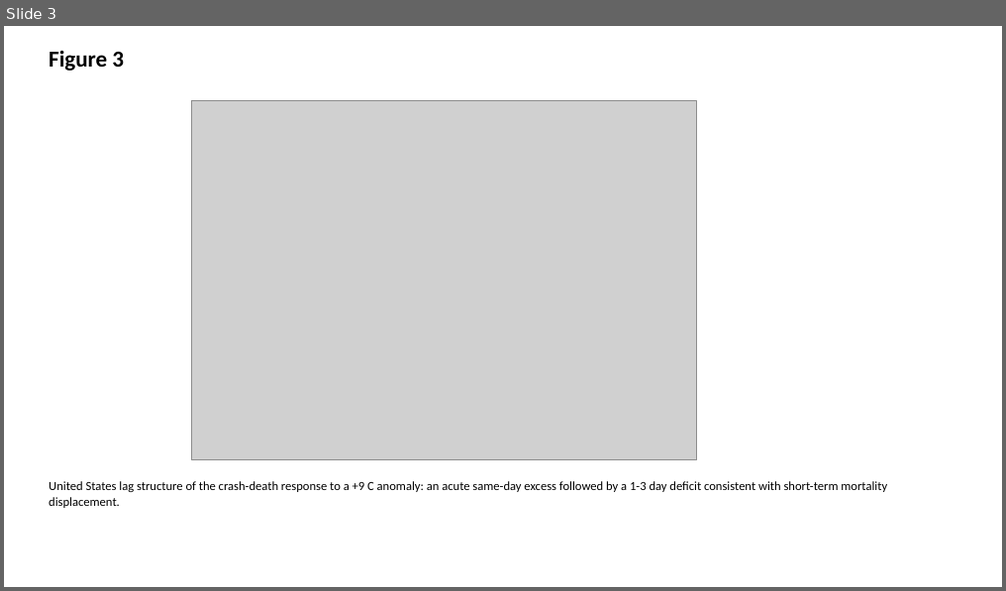
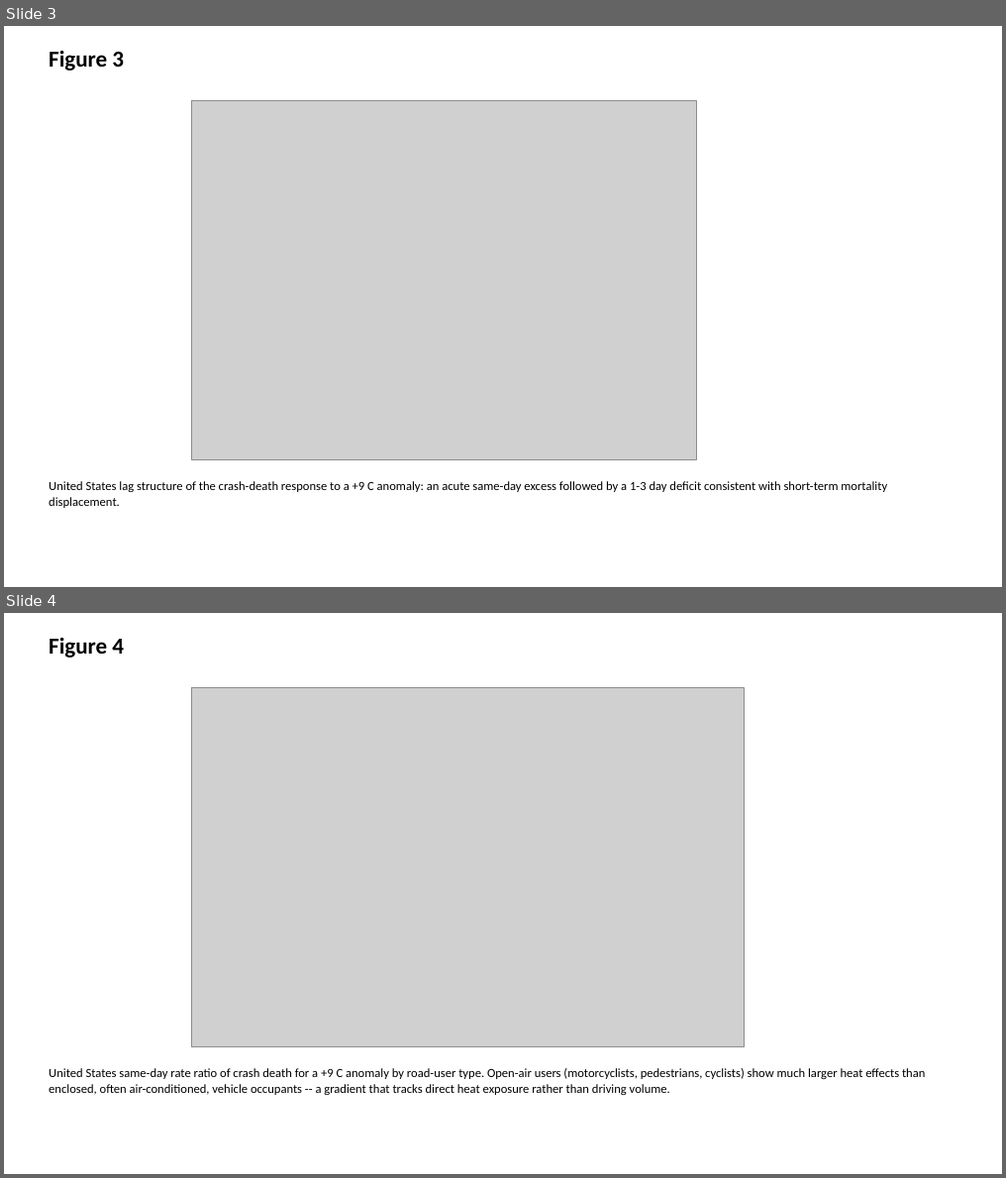
Before and after one commit to bougtoir/heat-accidents-mortality, a slide deck: heat_accidents_mortality/output/manuscript/figures.pptx. Shown one above the other, each under a label of ours: slide 3 before the commit, slides 3 and 4 after it. The pictures are 1006x591 and 1006x1178 pixels, drawn with LibreOffice and Linux fonts; fonts in the diff are those of the drawing; grey boxes stand for pictures. Boxes give left, top, right and bottom in pixels: in the first picture for what was removed or moved away, otherwise in the second. Text is boxed around its words. In the diff, an @@ line names an element or a change of style, - is before the commit and + after.

```diff
--- a/heat_accidents_mortality/output/manuscript/figures.pptx
+++ b/heat_accidents_mortality/output/manuscript/figures.pptx
@@ slide 4 added at [4,613,1002,1174], background #FFFFFF @@
@@ text added at [49,638,124,658], 22 pt, text #000000, bold @@
+Figure 4
@@ picture added at [191,688,744,1048] @@
@@ text added at [49,1068,925,1095], 12 pt, text #000000 @@
+United States same-day rate ratio of crash death for a +9 C anomaly by road-user type. Open-air users (motorcyclists, pedestrians, cyclists) show much larger heat effects than enclosed, often air-conditioned, vehicle occupants -- a gradient that tracks direct heat exposure rather than driving volume.
```
Also in this commit, not shown: 4 slides changed, 2 other slides added, 29 other files.
